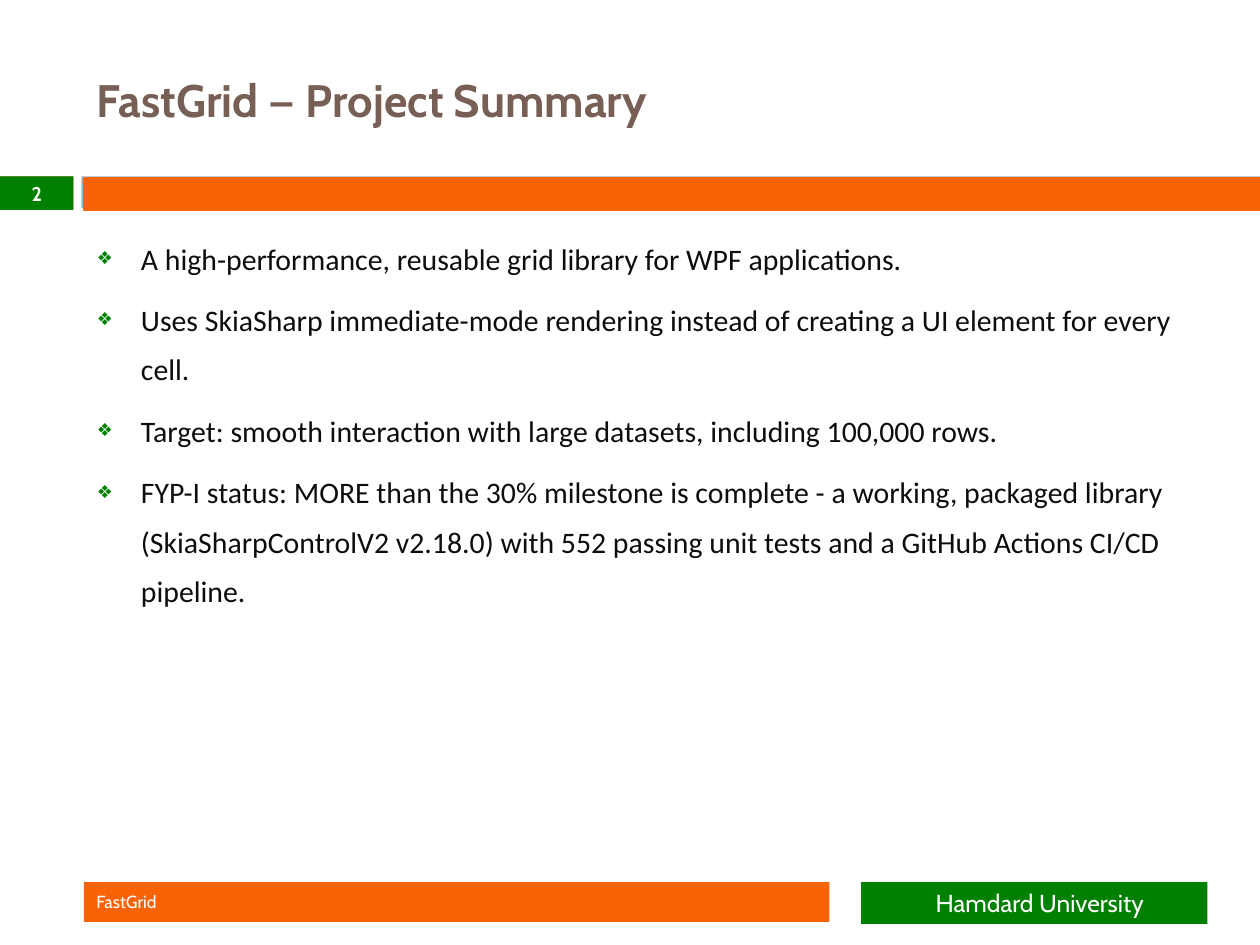
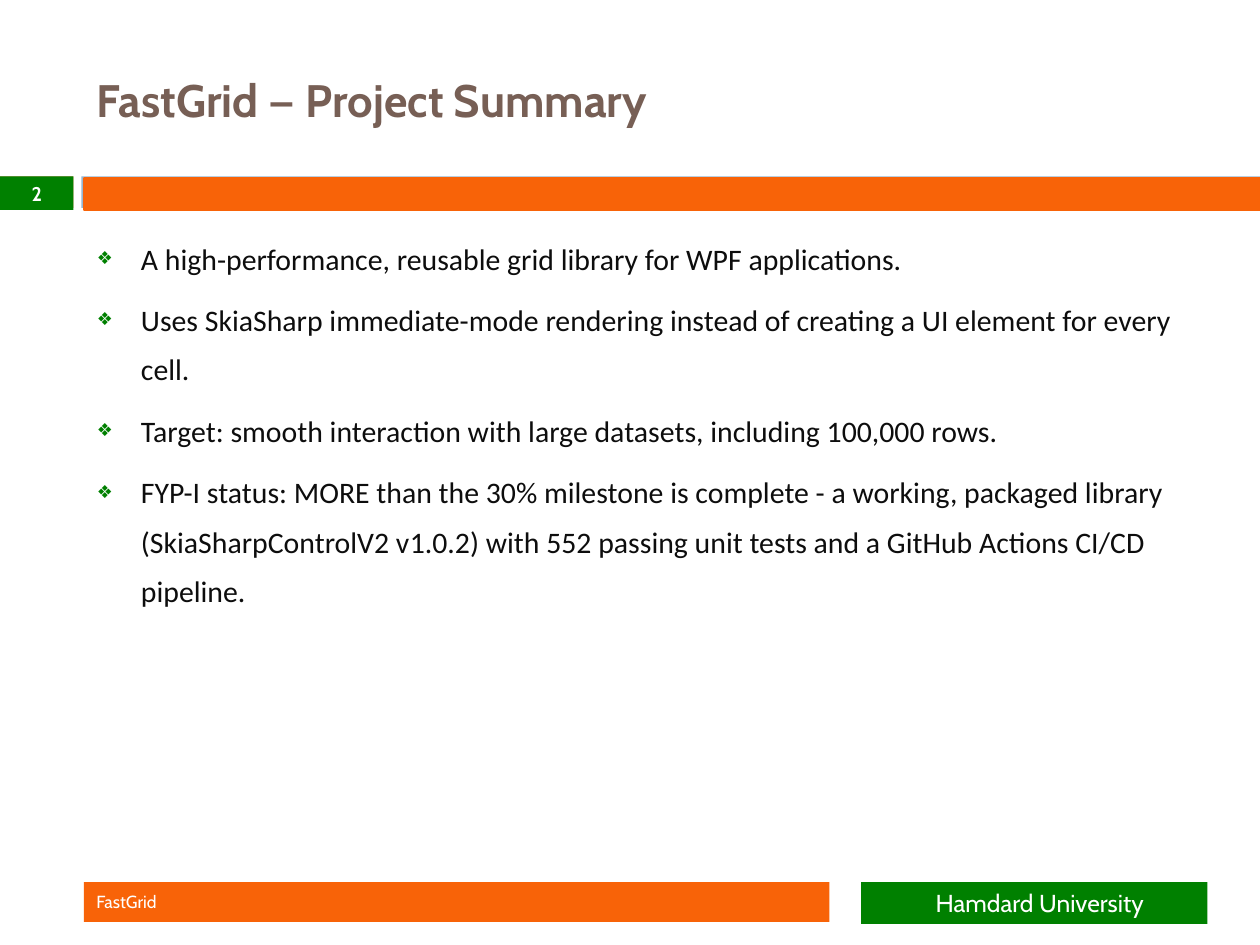
Before and after one commit to bilalahmedsd/SkiaGrid, a slide deck: slide 2 of FYP document/FastGrid_FYP1_Defense_UPDATED.pptx. Drawn at 1260x945 pixels with LibreOffice and Linux fonts; fonts in the diff are those of the drawing; background and template pictures are left out. Boxes give left, top, right and bottom in pixels: in the first picture for what was removed or moved away, otherwise in the second. Text is boxed around its words. In the diff, an @@ line names an element or a change of style, - is before the commit and + after.

Commit message:
Update PPt

```diff
--- a/FYP document/FastGrid_FYP1_Defense_UPDATED.pptx
+++ b/FYP document/FastGrid_FYP1_Defense_UPDATED.pptx
@@ text at (x1=141, y1=482, x2=1162, y2=607): text changed @@
-❖ FYP-I status: MORE than the 30% milestone is complete - a working, packaged library (SkiaSharpControlV2 v2.18.0) with 552 passing unit tests and a GitHub Actions CI/CD pipeline.
+❖ FYP-I status: MORE than the 30% milestone is complete - a working, packaged library (SkiaSharpControlV2 v1.0.2) with 552 passing unit tests and a GitHub Actions CI/CD pipeline.
```
Also in this commit, not shown: 7 other slides changed.
